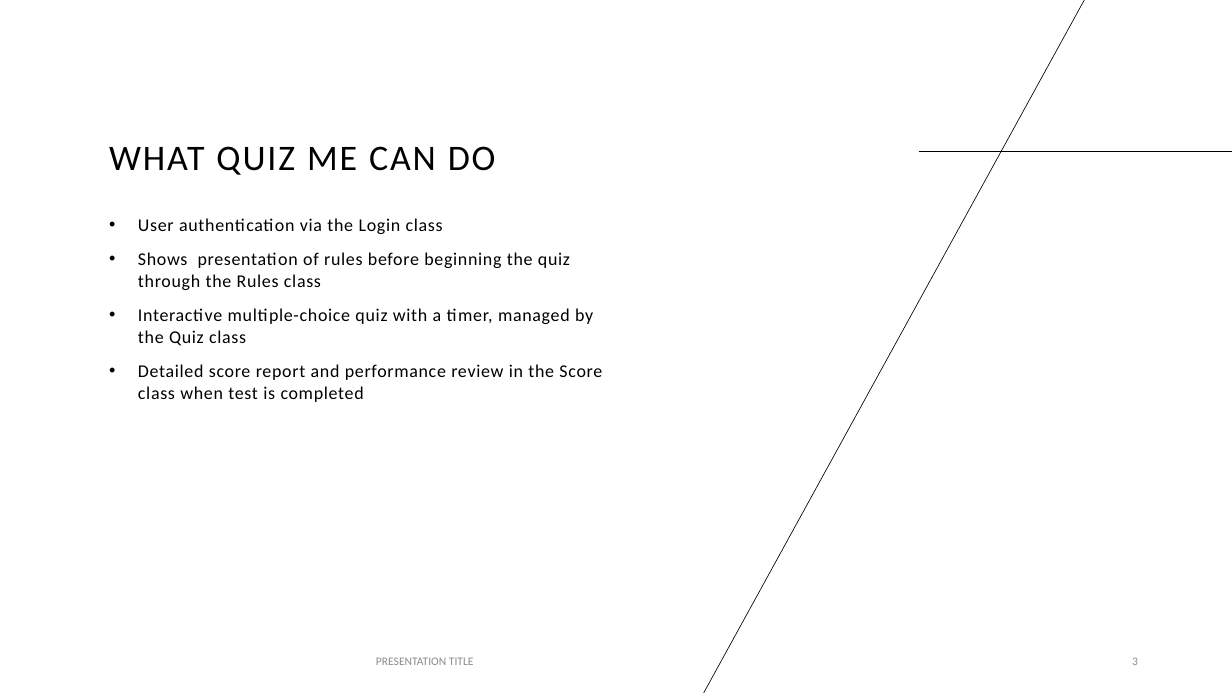
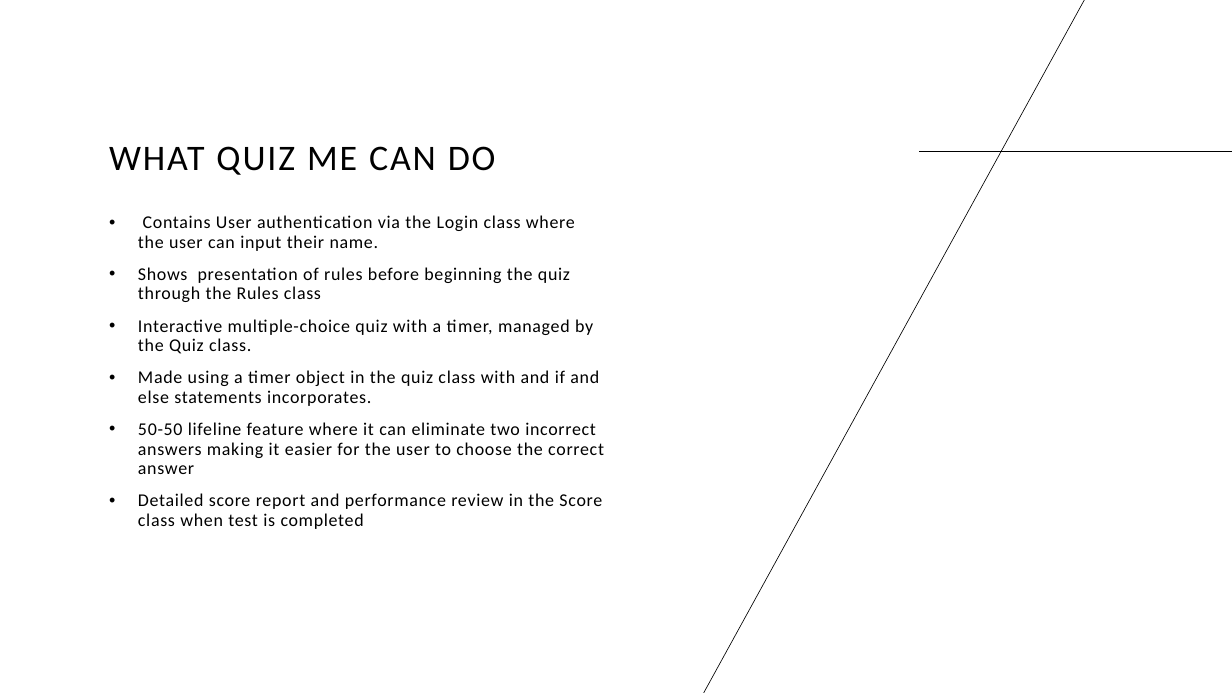
Before and after one commit to mmarenah/Quiz-Me, a slide deck: slide 3 of Presentation3.pptx. Drawn at 1232x693 pixels with LibreOffice and Linux fonts; fonts in the diff are those of the drawing. Boxes give left, top, right and bottom in pixels: in the first picture for what was removed or moved away, otherwise in the second. Text is boxed around its words. In the diff, an @@ line names an element or a change of style, - is before the commit and + after.

```diff
--- a/Presentation3.pptx
+++ b/Presentation3.pptx
@@ text at bbox=[138, 215, 575, 251]: text changed @@
-• User authentication via the Login class
+• Contains User authentication via the Login class where the user can input their name.
@@ text at bbox=[138, 267, 602, 529]: line spacing 1 to 0.9 @@
@@ text at bbox=[138, 319, 604, 474]: text changed @@
-• Interactive multiple-choice quiz with a timer, managed by the Quiz class
+• Interactive multiple-choice quiz with a timer, managed by the Quiz class.
+• Made using a timer object in the quiz class with and if and else statements incorporates.
+• 50-50 lifeline feature where it can eliminate two incorrect answers making it easier for the user to choose the correct answer
@@ text removed at bbox=[376, 657, 474, 665] @@
-PRESENTATION TITLE
@@ page number removed at bbox=[1132, 657, 1138, 665] @@
-3
```
Also in this commit, not shown: 6 other slides changed.
